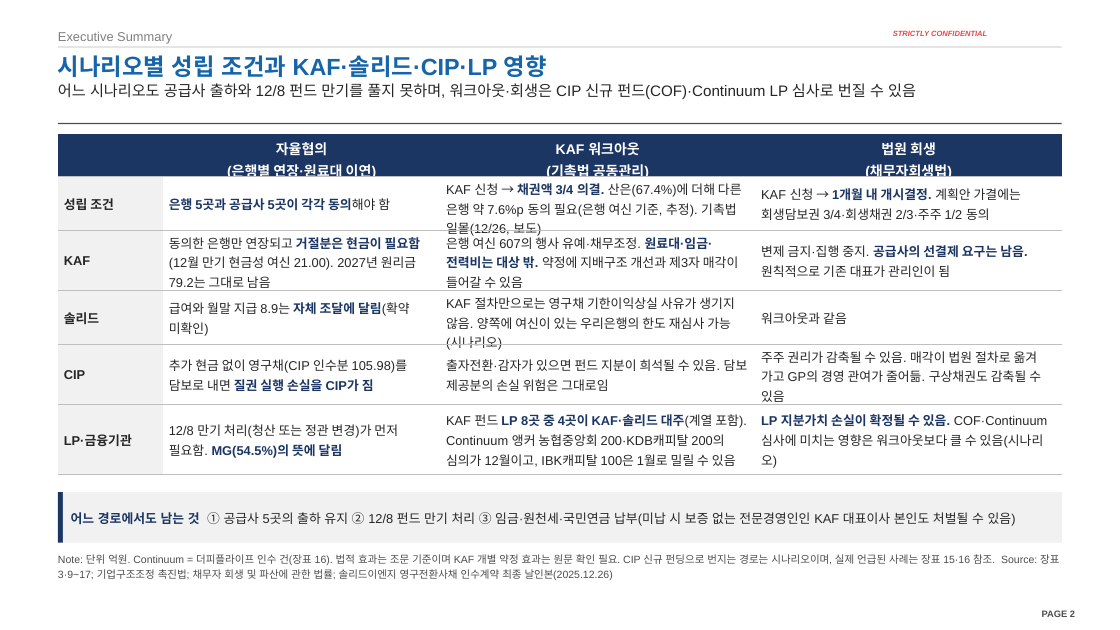
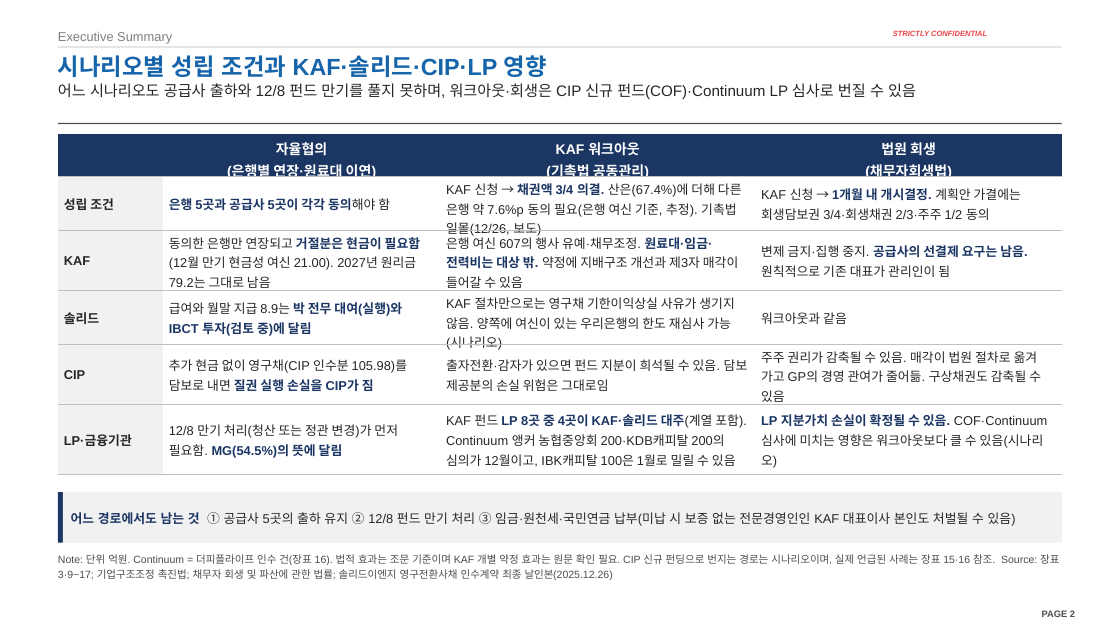
Before and after one commit to jogyesung/GS-Secretary, a slide deck: slide 2 of outputs/CIP_KAF_솔리드_자금조달차질_시나리오_20261118.pptx. Drawn at 1120x630 pixels with LibreOffice and Linux fonts; fonts in the diff are those of the drawing; background and template pictures are left out. Boxes give left, top, right and bottom in pixels: in the first picture for what was removed or moved away, otherwise in the second. Text is boxed around its words. In the diff, an @@ line names an element or a change of style, - is before the commit and + after.

```diff
--- a/outputs/CIP_KAF_솔리드_자금조달차질_시나리오_20261118.pptx
+++ b/outputs/CIP_KAF_솔리드_자금조달차질_시나리오_20261118.pptx
@@ table at (58, 134, 1062, 472) @@
-row 4, column 2: 급여와 월말 지급 8.9는 자체 조달에 달림(확약 미확인)
+row 4, column 2: 급여와 월말 지급 8.9는 박 전무 대여(실행)와 IBCT 투자(검토 중)에 달림
```
Also in this commit, not shown: 6 other slides changed, 1 other file.
